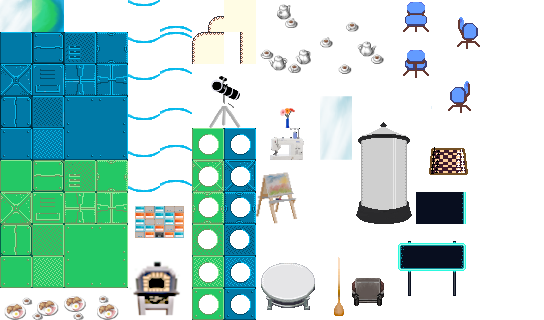
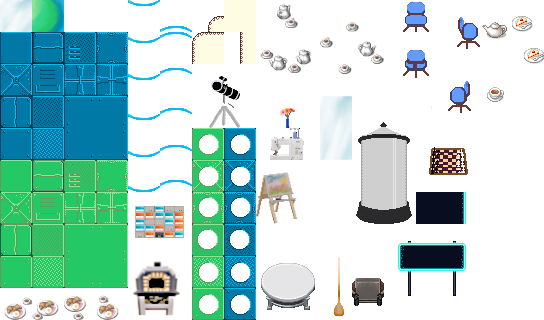
Revision of a layered 544px x 320px image; what changed, layer by layer:
added layer "Eingefügte Ebene" above "x #2" over left=524, top=48, right=544, bottom=64
added layer "x #2" above "staffelei-Kopie" over left=482, top=16, right=533, bottom=102
